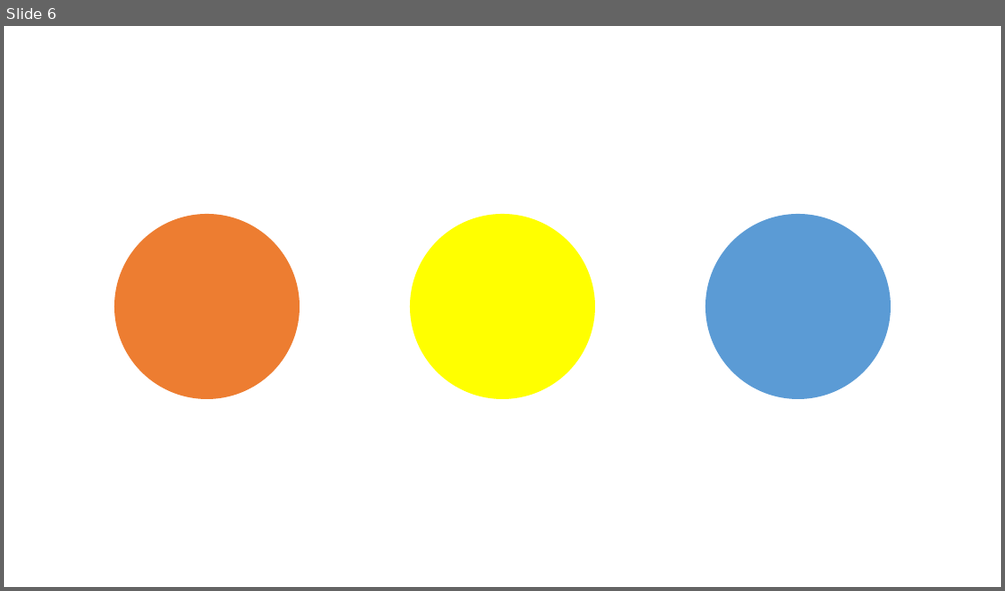
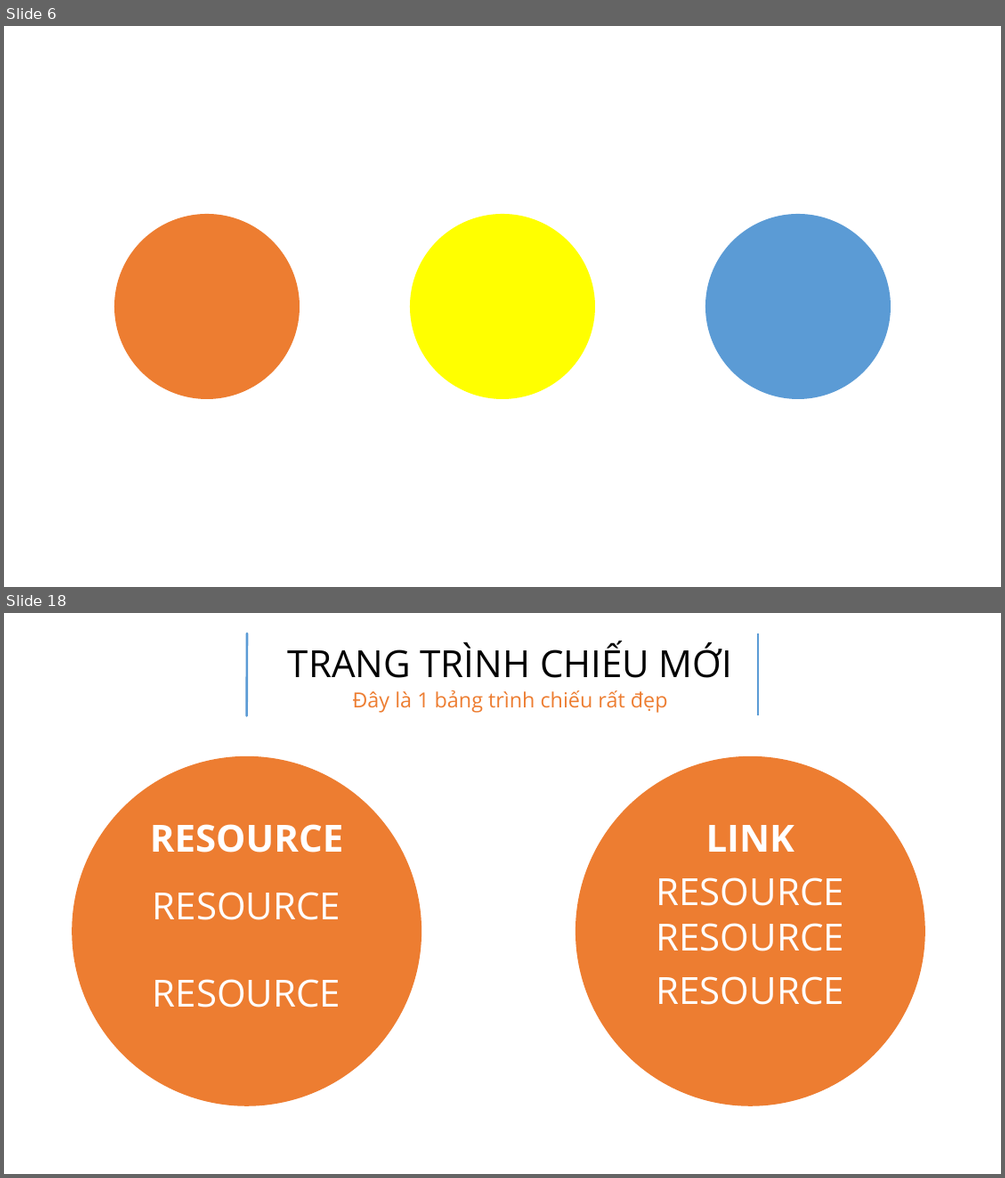
Before and after one commit to tranthanhbinh2603/PPTmasterclassV6_Powerpoint_from_A_to_Z, a slide deck: Section 3 - Slide Design (13 Functional Slides)/Learning.pptx. Shown one above the other, each under a label of ours: slide 6 before the commit, slides 6 and 18 after it; the slides between them are not shown. The pictures are 1005x591 and 1005x1178 pixels, drawn with LibreOffice and Linux fonts; fonts in the diff are those of the drawing. Boxes give left, top, right and bottom in pixels: in the first picture for what was removed or moved away, otherwise in the second. Text is boxed around its words. In the diff, an @@ line names an element or a change of style, - is before the commit and + after.

```diff
--- a/Section 3 - Slide Design (13 Functional Slides)/Learning.pptx
+++ b/Section 3 - Slide Design (13 Functional Slides)/Learning.pptx
@@ slide 18 added at (4,613,1001,1174), background #FFFFFF @@
@@ line added from (247, 633) to (247, 716), #5B9BD5 2.25 pt @@
@@ line added from (758, 633) to (758, 716), #5B9BD5 2.25 pt @@
@@ text added at (288,642,732,678), 36 pt, text #000000 @@
+TRANG TRÌNH CHIẾU MỚI
@@ text added at (353,690,668,713), 20 pt, text #ED7D31 @@
+Đây là 1 bảng trình chiếu rất đẹp
@@ ellipse added at (72,755,422,1106), fill #ED7D31 @@
@@ ellipse added at (575,755,925,1106), fill #ED7D31 @@
@@ text added at (150,824,343,852), 36 pt, text #FFFFFF, bold @@
+RESOURCE
@@ text added at (706,825,795,852), 36 pt, text #FFFFFF, bold @@
+LINK
@@ text added at (656,877,844,906), 36 pt, text #FFFFFF @@
+RESOURCE
@@ text added at (153,892,340,920), 36 pt, text #FFFFFF @@
+RESOURCE
@@ text added at (656,923,844,951), 36 pt, text #FFFFFF @@
+RESOURCE
@@ text added at (153,979,340,1007), 36 pt, text #FFFFFF @@
+RESOURCE
@@ text added at (656,976,844,1005), 36 pt, text #FFFFFF @@
+RESOURCE
```
Also in this commit, not shown: 12 other slides added, 2 other files.
